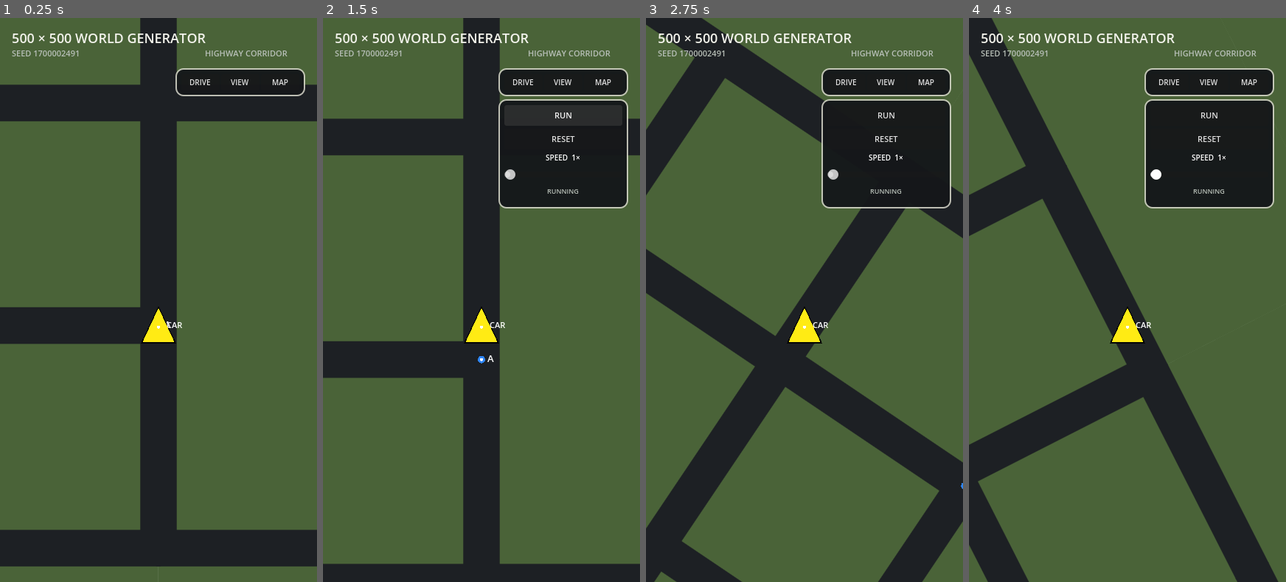
Above: before the commit, frames 1-4 (left to right).
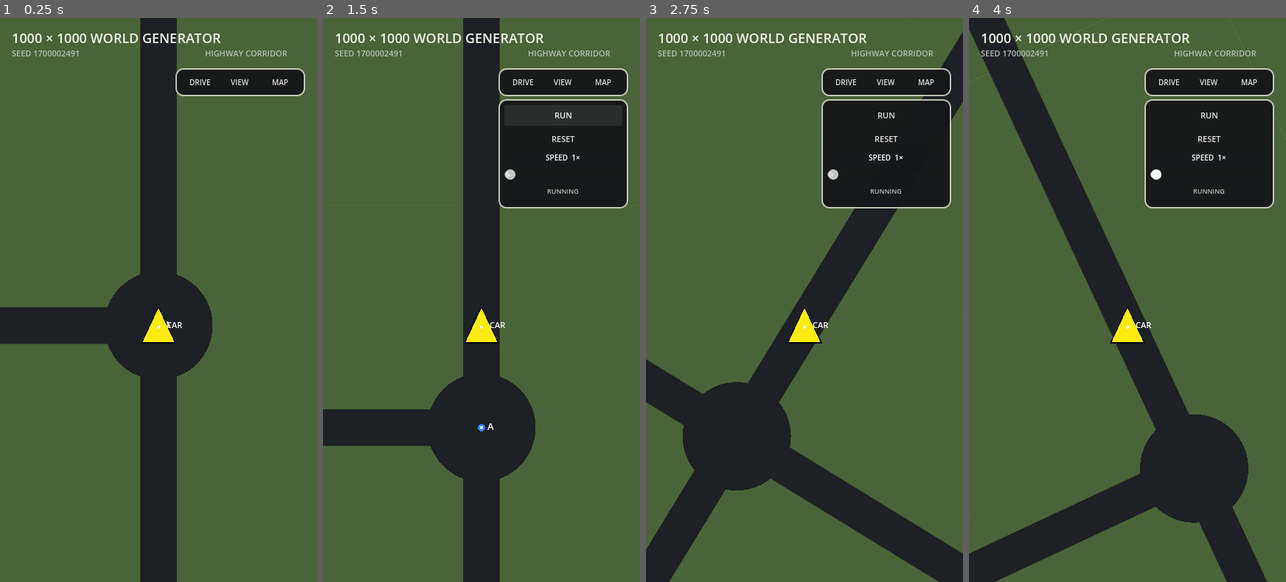
Above: after the commit, the same moments.

Repository: patrickcallahancomedy/comedian
Game: Godot game, scene res://scenes/drive/grid_world_prototype.tscn
Two runs of this game, one before a commit and one after it. Both use one fixed random seed, a clock stepped at 60 frames per second and the inputs below. This scene is started directly instead of the project's main scene.
Inputs (mouse positions are in pixels of both pictures, inside the frame that each line leads up to):
- Up to frame 1 (0.25 s): no input
- Up to frame 2 (1.5 s): click "DRIVE" at 0.5 s; click "RUN" at 1.25 s
- Up to frame 3 (2.75 s): tap Enter (ui_accept) at 2, 2.27 s; move the mouse to (874, 271) at 2.02 s; hold Right from 2.03 s (still down); tap Space at 2.1 s; click (874, 271) at 2.17 s
- Up to frame 4 (4 s): release Right at 2.75 s; drag from (1064, 328) to (1111, 412) at 2.77 s; move the mouse to (1159, 175) at 3.52 s; hold Right from 3.53 s (still down); tap Space at 3.6 s

The runs differ from the first frame. In frame 1, 14% of the frame differs, in the area x 0-100%, y 2-100%; in frame 2, 15%; in frame 3, 26%, in the area x 0-100%, y 0-100%; in frame 4, 16%.

Commit message:
Expand world and local block spacing

Diff:
--- a/godot/scenes/drive/grid_world_prototype.tscn
+++ b/godot/scenes/drive/grid_world_prototype.tscn
@@ -65,7 +65,7 @@
 offset_bottom = 40.0
 theme_override_colors/font_color = Color(0.95, 0.95, 0.92, 1)
 theme_override_font_sizes/font_size = 18
-text = "500 × 500 WORLD GENERATOR"
+text = "1000 × 1000 WORLD GENERATOR"
 
 [node name="SeedLabel" type="Label" parent="."]
 layout_mode = 0
--- a/godot/scripts/drive/grid_world_debug_car.gd
+++ b/godot/scripts/drive/grid_world_debug_car.gd
@@ -79,14 +79,7 @@
 			continue
 
 		var road_speed_multiplier := 1.0
-		if road_class == map.generator.RoadClass.NEIGHBORHOOD:
-			# A 10-unit neighborhood block should take as long to drive as
-			# the old 30-unit city block did.
-			road_speed_multiplier = 1.0 / 3.0
-		elif road_class == map.generator.RoadClass.CITY:
-			# City blocks should feel roughly twice as long again.
-			road_speed_multiplier = 0.5
-		elif road_class == map.generator.RoadClass.HIGHWAY:
+		if road_class == map.generator.RoadClass.HIGHWAY:
 			road_speed_multiplier = 2.0
 		elif road_class == map.generator.RoadClass.RAMP:
 			road_speed_multiplier = _ramp_speed_multiplier()
--- a/godot/scripts/drive/grid_world_generator.gd
+++ b/godot/scripts/drive/grid_world_generator.gd
@@ -3,7 +3,7 @@
 
 ## COMEDIAN road-authoring prototype.
 ##
-## One 500 x 500 logical grid contains every road system.
+## One 1000 x 1000 logical grid contains every road system.
 ## Generation order:
 ## 1. Reserve the centered single-highway corridor.
 ## 2. Place Point A / home neighborhood and Point B / city in two different
@@ -23,12 +23,12 @@
 	HIGHWAY,
 }
 
-const GRID_SIZE := 500
+const GRID_SIZE := 1000
 const WORLD_RECT := Rect2i(0, 0, GRID_SIZE, GRID_SIZE)
 
 const NEIGHBORHOOD_COLUMNS := 10
 const NEIGHBORHOOD_ROWS := 10
-const NEIGHBORHOOD_SPACING := 10
+const NEIGHBORHOOD_SPACING := 30
 const NEIGHBORHOOD_INTERSECTIONS := (
 	NEIGHBORHOOD_COLUMNS * NEIGHBORHOOD_ROWS
 )
@@ -36,7 +36,7 @@
 
 const CITY_COLUMNS := 7
 const CITY_ROWS := 7
-const CITY_SPACING := 30
+const CITY_SPACING := 60
 const CITY_INTERSECTIONS := CITY_COLUMNS * CITY_ROWS
 const CITY_PRUNE_ATTEMPTS := 14
 
--- a/godot/scripts/drive/grid_world_map.gd
+++ b/godot/scripts/drive/grid_world_map.gd
@@ -28,6 +28,7 @@
 const DRIVE_VISIBLE_WORLD_WIDTH := 13.333333
 const DRIVE_ROTATION_SMOOTH_SPEED := 4.5
 const LEGACY_LOCAL_ROAD_RATIO := 13.0 / 80.0
+const LOCAL_ROAD_WIDTH_WORLD := 10.0 * LEGACY_LOCAL_ROAD_RATIO
 const HIGHWAY_LANE_FILL_RATIO := 1.0
 
 @export var world_seed: int = 0
@@ -359,8 +360,7 @@
 			if road_class < 0:
 				continue
 			var width := (
-				float(generator.NEIGHBORHOOD_SPACING)
-				* LEGACY_LOCAL_ROAD_RATIO
+				LOCAL_ROAD_WIDTH_WORLD
 			)
 			var color := ROAD_COLOR
 
@@ -420,8 +420,7 @@
 		match road_class:
 			generator.RoadClass.CITY:
 				radius = (
-					float(generator.NEIGHBORHOOD_SPACING)
-					* LEGACY_LOCAL_ROAD_RATIO
+					LOCAL_ROAD_WIDTH_WORLD
 					* 0.5
 				)
 			generator.RoadClass.CONNECTOR:
